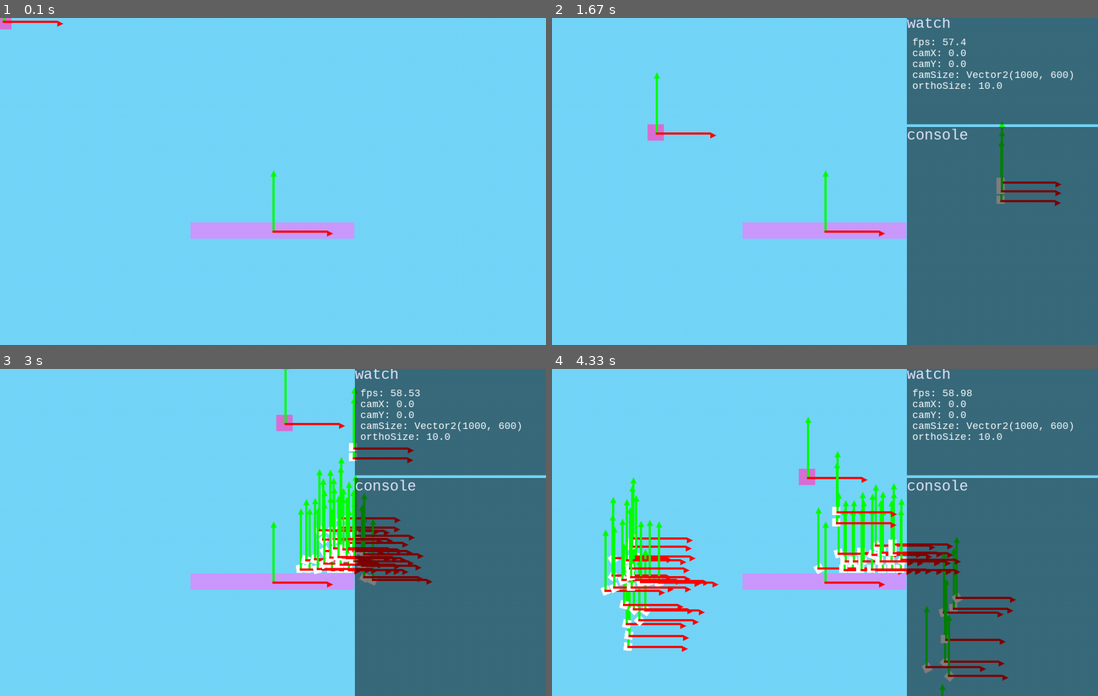
Above: before the commit, frames 1-4 (two rows, left to right).
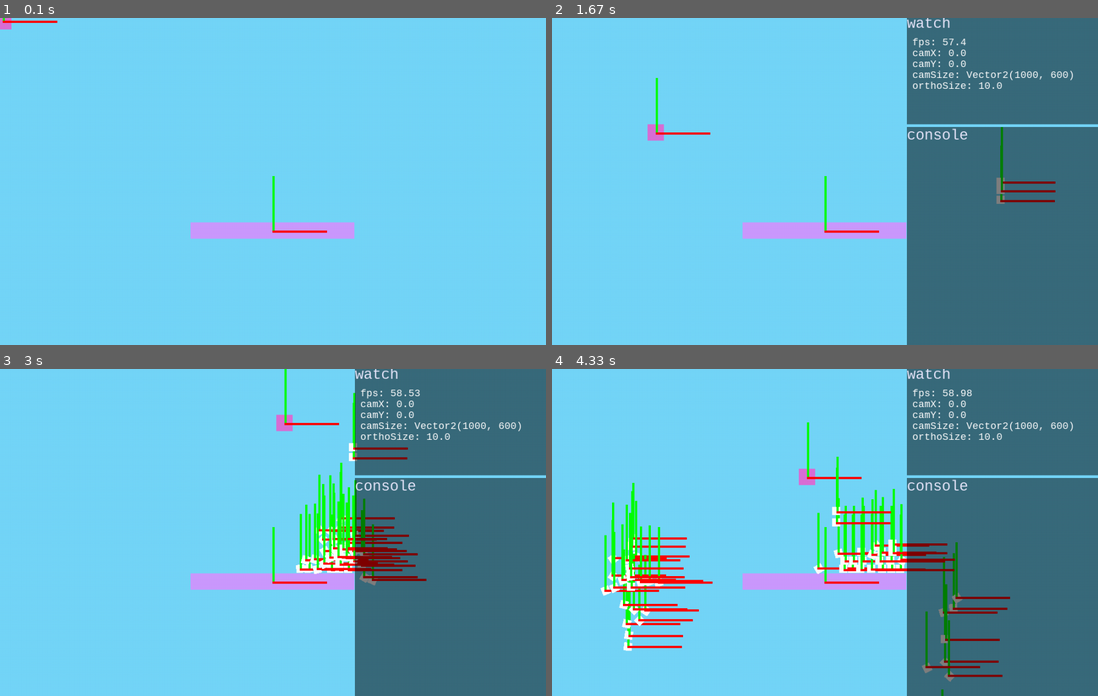
Above: after the commit, the same moments.

Repository: AchoDev/Lumina-Engine
Game: pygame game, started from test2.py
Same seed, same stepped clock (60 frames per second), same inputs: the game is played once before the commit and once after it.
Inputs (mouse positions are in pixels of both pictures, inside the frame that each line leads up to):
- Up to frame 1 (0.1 s): no input
- Up to frame 2 (1.67 s): tap 0 at 0.33 s; hold Right 0.67-1.13 s; move the mouse to (999, 171) at 0.7 s; tap A at 1.17 s; hold Up from 1.5 s (still down); move the mouse to (655, 132) at 1.53 s
- Up to frame 3 (3 s): release Up at 1.8 s; hold Right 1.83-2.3 s; hold D 1.83-2.3 s; move the mouse to (354, 418) at 1.87 s; hold Left 2.33-2.87 s; hold A 2.33-2.87 s; move the mouse to (338, 561) at 2.37 s; hold Down from 2.9 s (still down); move the mouse to (283, 421) at 2.93 s
- Up to frame 4 (4.33 s): release Down at 3.2 s; hold Left 3.23-3.63 s; hold A 3.23-3.63 s; move the mouse to (628, 522) at 3.27 s; hold Up 3.67-4.03 s; move the mouse to (830, 565) at 3.7 s; hold Right from 4.07 s (still down); hold D from 4.07 s (still down); move the mouse to (808, 476) at 4.1 s

The runs differ from the first frame. In frame 1, less than 0.1% of the frame differs, in the area x 10-61%, y 0-67%; in frame 2, 0.1%; in frame 3, 0.6%; in frame 4, 1.1%, in the area x 9-85%, y 14-99%.

Commit message:
kind of fixed the ratio

Diff:
--- a/cls/Triangle.py
+++ b/cls/Triangle.py
@@ -10,13 +10,13 @@
         self.angle = angle
 
     def get_points(self):
-        return [(self.transform.x, self.transform.y + self.transform.height),
+        return self.rotate_points_around_pivot([(self.transform.x, self.transform.y + self.transform.height),
                 (self.transform.x + self.transform.width, self.transform.y + self.transform.height),
-                (self.transform.x + self.transform.width / 2, self.transform.y)]
+                (self.transform.x + self.transform.width / 2, self.transform.y)], self.angle)
 
     def draw(self, window):
         super().draw(window)
-        pygame.draw.polygon(window.win, self.color, self.rotate_points_around_pivot(self.get_points(), self.angle))
+        window.draw_triangle(self)
 
     def rotate_points_around_pivot(self, points, angle):
         pivot = (self.transform.x + self.transform.width / 2, self.transform.y + self.transform.height / 2)
--- a/cls/Window.py
+++ b/cls/Window.py
@@ -169,11 +169,7 @@
         self.current_camera = camera
         window_ratio.change(self.height / (self.current_camera.orthographic_size * 2))
 
-        ratio = None
-        if(not self.editor_view):
-            ratio = window_ratio.value # l + ratio
-        else:
-            ratio = window_ratio.value * ((self._height - self.__editor_y) / self.height)
+        ratio = window_ratio.value # l + ratio
 
         if type(obj).__name__ == "Text":
             original_font_size = obj.font_size
@@ -195,13 +191,6 @@
 
         obj_tf.width *= ratio
         obj_tf.height *= ratio
-
-        if(self.editor_view):
-            obj_tf.x += self.__editor_x
-            obj_tf.y += self.__editor_y
-
-            obj_tf.width *= self.width / self._width
-            obj_tf.height *= self.height / self._height
 
 
         obj.draw(self)
@@ -230,30 +219,27 @@
         pass
 
     def __editor_view_transform(self, tr):
-        # new_tr = Transform.from_transform(tr)
-        new_tr = copy.copy(tr)
+        new_tr = Transform.from_transform(tr)
 
         if(self.editor_view):
-
-            # xRatio = self._width / self.width
-            # yRatio = self._height / self.height
-
-            # new_tr.x *= xRatio
-            # new_tr.y *= yRatio
+            ratio = (self.height - self.__editor_y) / self.height
+
+            new_tr.x *= ratio
+            new_tr.y *= ratio
 
             new_tr.x += self.__editor_x
-            new_tr.y -= self.__editor_y
-
-            # new_tr.width *= xRatio
-            # new_tr.height *= yRatio
+            # new_tr.y -= self.__editor_y
+
+
+            new_tr.width *= ratio
+            new_tr.height *= ratio
 
 
         return new_tr
 
     def draw_rect(self, obj, color, alpha=255):
 
-        # t = self.__editor_view_transform(obj.transform)
-        t = obj.transform
+        t = self.__editor_view_transform(obj.transform)
 
         if alpha == 255 and t.angle == 0:
             rect = pygame.Rect(t.x, t.y, t.width, t.height)
@@ -266,9 +252,18 @@
 
             self.win.blit(s, t.get_position().to_tuple())
 
+    def draw_triangle(self, obj: Triangle):
+        t = self.__editor_view_transform(obj.transform)
+        points = obj.get_points()
+        draw_points = []
+        for point in points:
+            draw_points.append((point[0] * window_ratio.value, point[1] * window_ratio.value))
+        pygame.draw.polygon(self.win, obj.color, draw_points)
+
+
     def draw_transparent_square(self, obj, color, alpha):
 
-        # tr = self.__editor_view_transform(Transform(obj.x, obj.y, obj.width, obj.height))
+        tr = self.__editor_view_transform(Transform(obj.x, obj.y, obj.width, obj.height))
         tr = Transform(obj.x, obj.y, obj.width, obj.height)
         s = pygame.Surface(tr.get_size().to_tuple(), pygame.SRCALPHA)
         s.set_alpha(alpha)
@@ -278,7 +273,7 @@
     def draw_text(self, text, color, pos, font_size, font, bold=False):
         font = pygame.font.SysFont(font, font_size, bold)
 
-        # tr = self.__editor_view_transform(Transform.from_position(pos))
+        tr = self.__editor_view_transform(Transform.from_position(pos))
         tr = Transform.from_position(pos)
 
         self.win.blit(font.render(text, 1, color), tr.get_position().to_tuple())
@@ -302,7 +297,7 @@
         self.current_camera.transform.width = self.width
         self.current_camera.transform.height = self.height
 
-        # window_ratio.change(self.width / self.current_camera.transform.width / self.current_camera.orthographic_size)
+        window_ratio.change(self.width / self.current_camera.transform.width / self.current_camera.orthographic_size)
 
     def set_attr(self, scale, canvas):
         self.width = scale[0]
